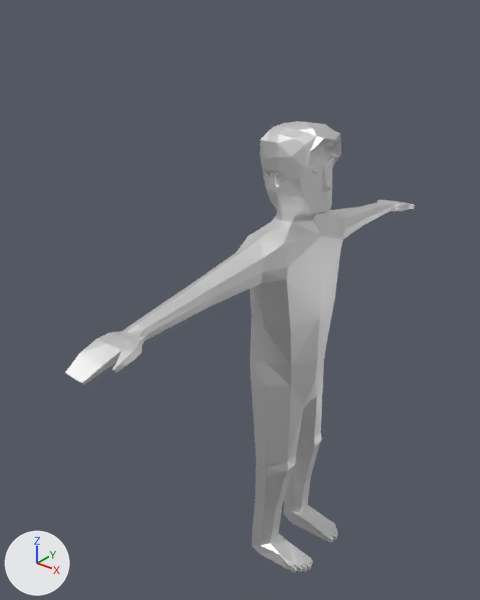
Renders of the glTF model assets/models/enemy.glb from each side of a commit.
One viewpoint serves both versions: a 50 mm camera at (3.78, -5.73, 6.83) aimed at (-0.55, -0.31, 3.47). The lights are fixed; the arrows at lower left show +X, +Y and +Z. The first picture is the older version. Where no turn or scale is listed for an object, it has been applied to the vertices. Vertices at exactly the same position are counted once.

Objects in the first picture: 'Enemy_Mesh'.
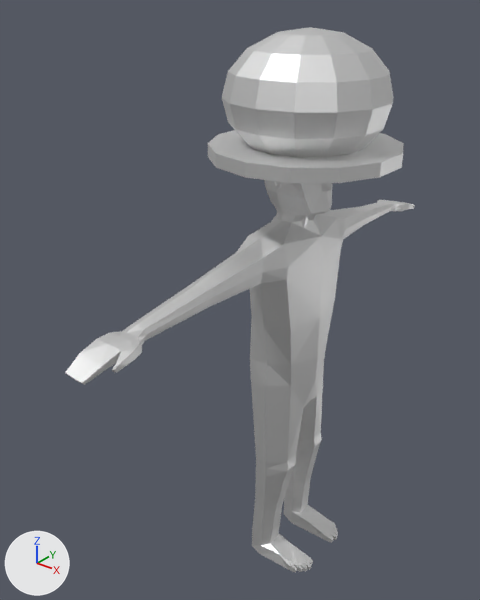
Edits to the bpy script that builds the scene:
```text
Change me_human_cylindermesh_003:
    used by ob_enemy_mesh; location = (0.0, 0.0, 0.0)
    remove me_human_cylindermesh_003.from_pydata(...)  # 791 vertices, 1578 faces; spans x -0.44..0.61, y -2.95..2.95, z -0.02..5.52
    add me_human_cylindermesh_003.from_pydata(...)  # 967 vertices, 1898 faces; spans x -0.92..1.02, y -2.95..2.95, z -0.02..6.4
    me_human_cylindermesh_003 part 1: a new loose piece, a UV sphere (14 segments, 8 rings, poles along z) spanning x -0.78..0.88, y -0.85..0.85, z 5.12..6.4, in mat_texture (white #e7e7e7)
    me_human_cylindermesh_003 part 2: a new loose piece, a 14-sided cylinder along z spanning x -0.92..1.02, y -1.0..1.0, z 5.17..5.31, in mat_texture (white #e7e7e7)
    me_human_cylindermesh_003 part 3
    8 vertices are added at x 0.07, y -0.4..0.07, z 3.28..4.69
    8 new vertices lie (0.09, 0.0, 0.0) away from vertices in x 0.07, y -0.4..0.07, z 3.28..4.69
    24 new faces join them
    other edits to the shape of me_human_cylindermesh_003 do not show in these pictures
```

Where the change shows, as pixel boxes [x1, y1, x2, y2] in the pictures (480 x 600 px):
'Enemy_Mesh', reshaped (21% taller)
    before: [65, 121, 415, 573]
    after: [65, 27, 415, 573]
part 1 of me_human_cylindermesh_003, added
    after: [222, 27, 394, 157]
part 2 of me_human_cylindermesh_003, added
    after: [208, 130, 404, 183]
part 3 of me_human_cylindermesh_003, added (mostly hidden)
    after: [302, 216, 308, 228]
